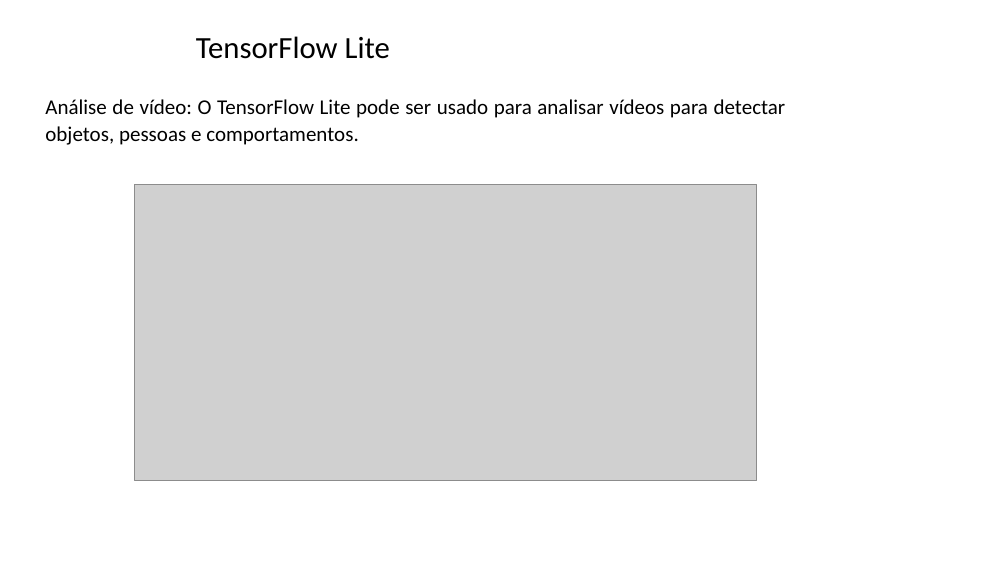
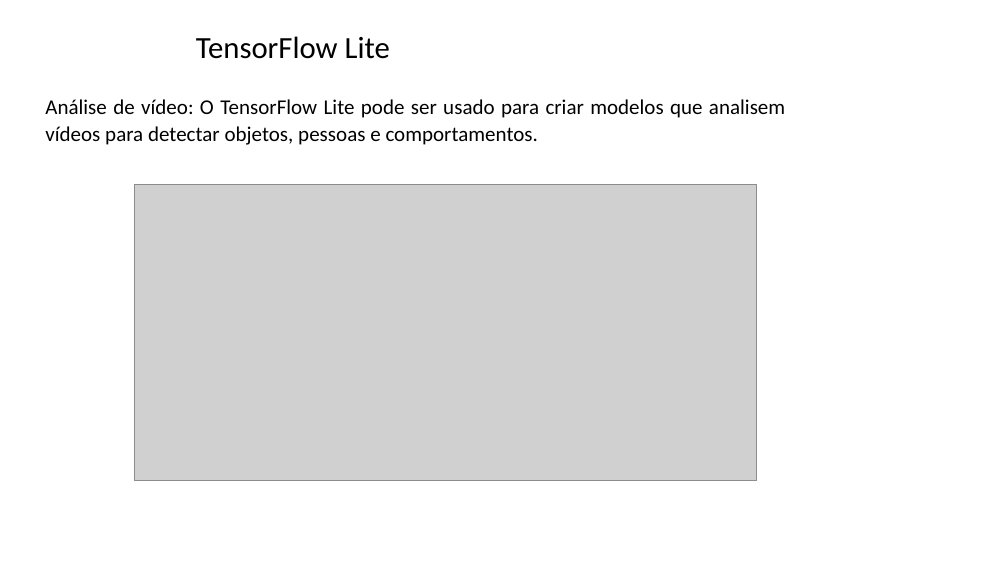
Before and after one commit to zz4fap/tp557-iot-ml, a slide deck: slide 26 of slides/TP557_14_introducao_tensorflowlite.pptx. Drawn at 1008x567 pixels with LibreOffice and Linux fonts; fonts in the diff are those of the drawing; grey boxes stand for pictures; background and template pictures are left out. Boxes give left, top, right and bottom in pixels: in the first picture for what was removed or moved away, otherwise in the second. Text is boxed around its words. In the diff, an @@ line names an element or a change of style, - is before the commit and + after.

```diff
--- a/slides/TP557_14_introducao_tensorflowlite.pptx
+++ b/slides/TP557_14_introducao_tensorflowlite.pptx
@@ text at <box>45,99,785,145</box>: text changed @@
-Análise de vídeo: O TensorFlow Lite pode ser usado para analisar vídeos para detectar objetos, pessoas e comportamentos.
+Análise de vídeo: O TensorFlow Lite pode ser usado para criar modelos que analisem vídeos para detectar objetos, pessoas e comportamentos.
```
Also in this commit, not shown: 7 other slides changed.
